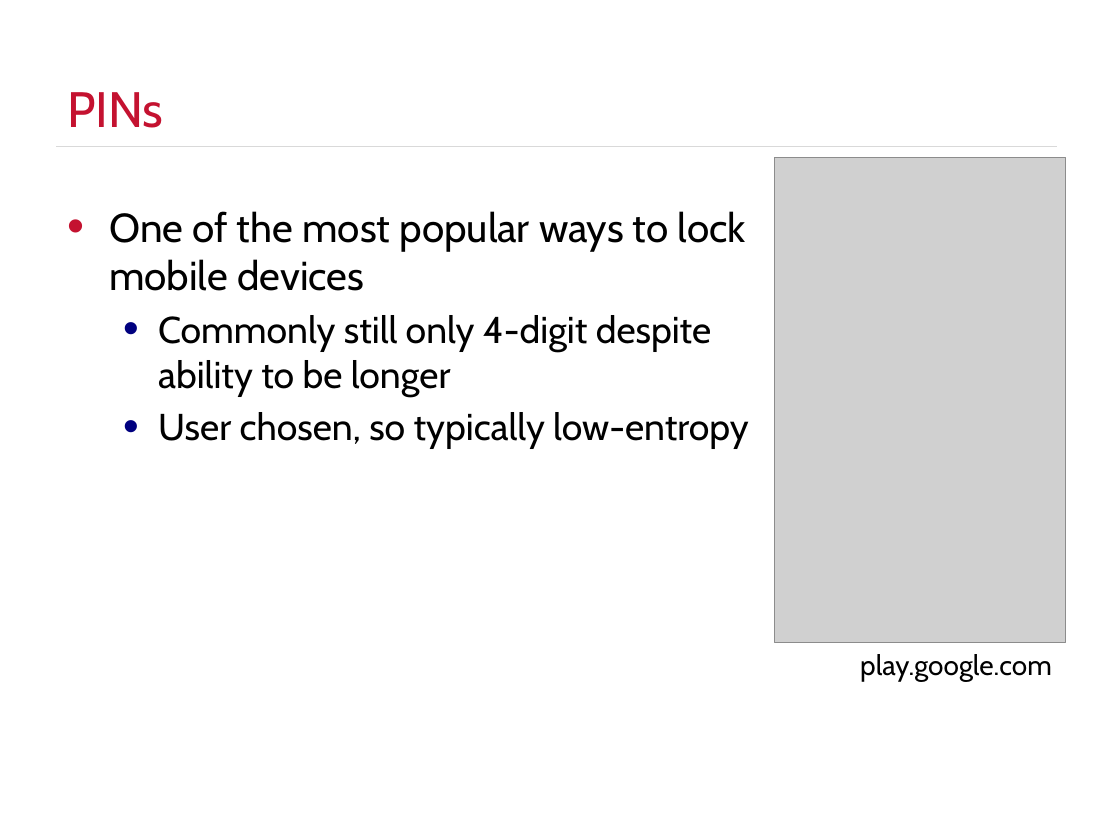
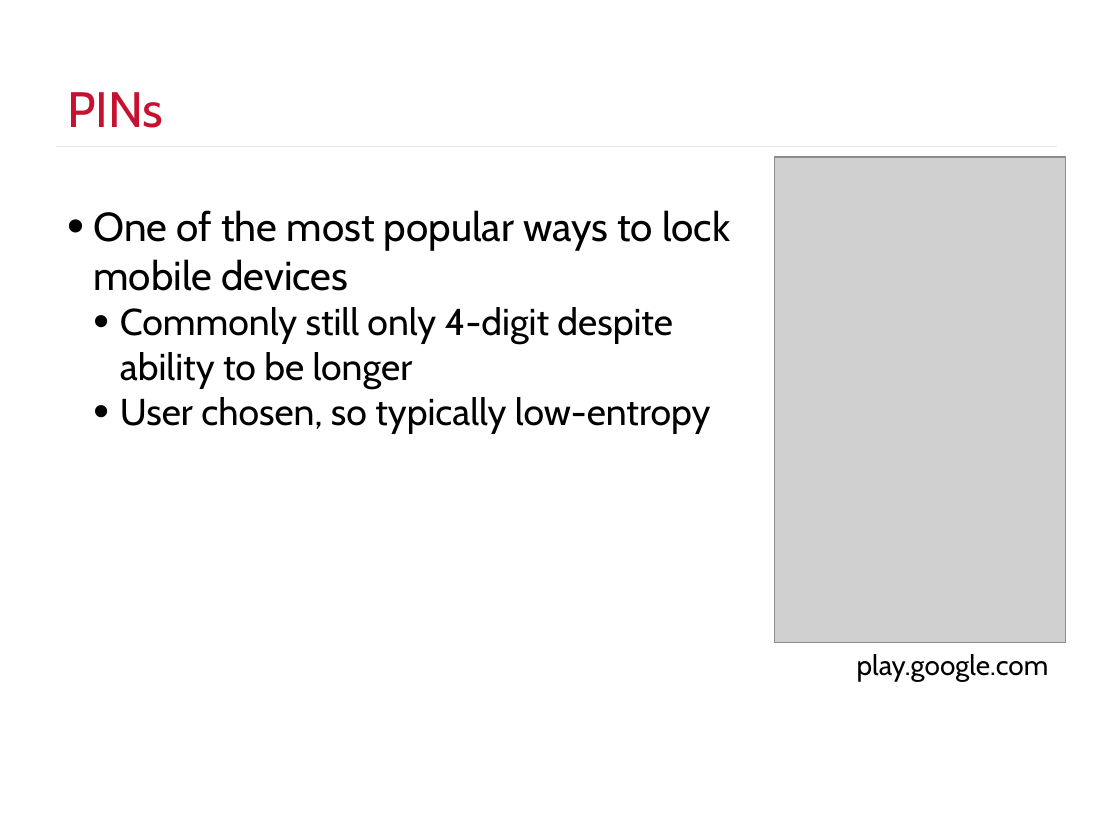
Before and after one commit to justinengler/BruteController, a slide deck: slide 3 of Automated PIN Cracking.pptx. Drawn at 1120x840 pixels with LibreOffice and Linux fonts; fonts in the diff are those of the drawing; grey boxes stand for pictures; background and template pictures are left out. Boxes give left, top, right and bottom in pixels: in the first picture for what was removed or moved away, otherwise in the second. Text is boxed around its words. In the diff, an @@ line names an element or a change of style, - is before the commit and + after.

```diff
--- a/Automated PIN Cracking.pptx
+++ b/Automated PIN Cracking.pptx
@@ text "One of the most popular ..." at box(93, 210, 730, 433): indent changed; less space between paragraphs @@
```
Also in this commit, not shown: 17 other slides changed, 5 slides added, 7 slides removed.
